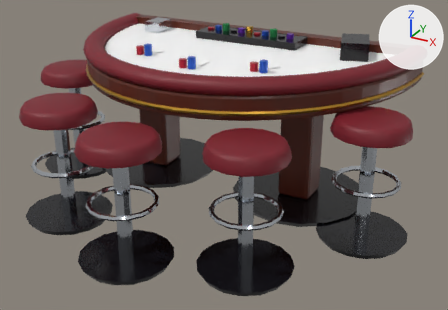
The glTF model v2/assets/models/table-carnival.glb: old version first, new version second.
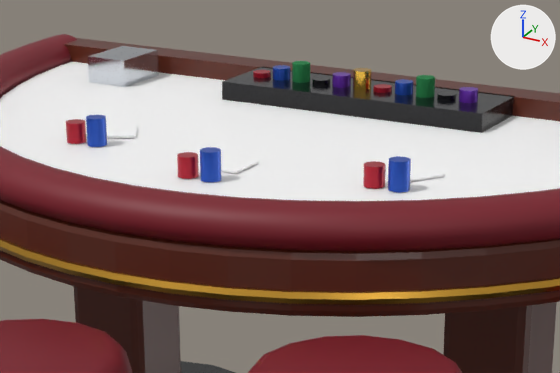
Each version is shown whole from a 50 mm lens placed at (2.56, -3.61, 1.59), pointed at (1.16, -1.07, 0.32), then close up on the part from 25% to 73% of the width and 0% to 46% of the height. Every picture has the same lights, and +X, +Y and +Z are marked at upper right. The first two pictures are the older version. Objects named as collision shapes, trigger or cutter boxes, shadow casters or lower levels of detail are left out. Where no turn or scale is listed for an object, it has been applied to the vertices. Vertices at exactly the same position are counted once.

The older version as bpy lines, for what is in view:
```python
me_table_carnival_lod0_001 = bpy.data.meshes.new('table-carnival_lod0.001')
me_table_carnival_lod0_001.from_pydata(...)  # 2526 vertices, 4864 faces; spans x -0.1..2.1, y -1.92..-0.3, z 0.0..0.85
me_table_carnival_lod0_001.materials.append(mat_blackgloss)
me_table_carnival_lod0_001.materials.append(mat_mahogany)
me_table_carnival_lod0_001.materials.append(mat_decal_carnivalfelt)
me_table_carnival_lod0_001.materials.append(mat_leatherred)
me_table_carnival_lod0_001.materials.append(mat_brass)
me_table_carnival_lod0_001.materials.append(mat_cabinetred)
me_table_carnival_lod0_001.materials.append(mat_cabinetblue)
me_table_carnival_lod0_001.materials.append(mat_feltgreen)
me_table_carnival_lod0_001.materials.append(mat_cabinetpurple)
me_table_carnival_lod0_001.materials.append(mat_gold)
me_table_carnival_lod0_001.materials.append(mat_chrome)
me_table_carnival_lod0_001.materials.append(mat_white)
ob_table_carnival_lod0 = bpy.data.objects.new('table-carnival_lod0', me_table_carnival_lod0_001)
ob_table_carnival_lod0.location = (0.0, 0.0, 0.0)
```
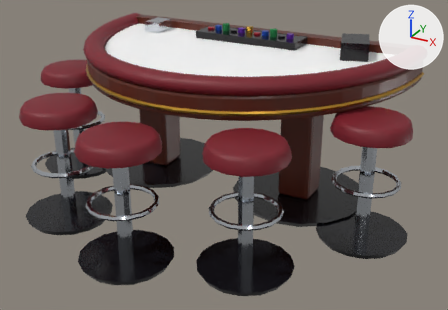
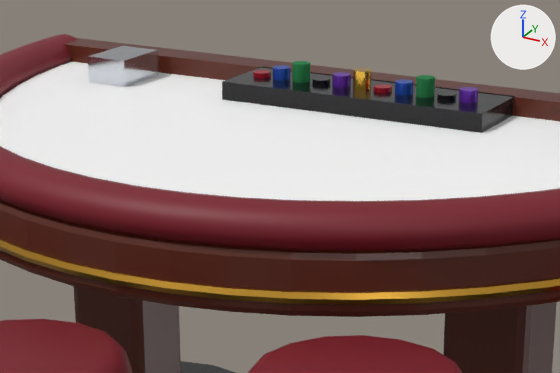
Boxes (x1, y1, x2, y2) around the edits, measured in the close-ups (560 x 373 px):
part 1 of me_table_carnival_lod0_001, deleted
    before: (66, 115, 445, 192)

What the commit changed:
me_table_carnival_lod0_001 is used by ob_table_carnival_lod0; location (0.0, 0.0, 0.0).
me_table_carnival_lod0_001 had 2526 vertices, 4864 faces and spanned x -0.1..2.1, y -1.92..-0.3, z 0.0..0.85.
me_table_carnival_lod0_001 now has 2382 vertices, 4612 faces and spans x -0.1..2.1, y -1.92..-0.3, z 0.0..0.85.
me_table_carnival_lod0_001 part 1: 9 loose pieces with 144 vertices, spanning x 0.61..1.38, y -1.14..-0.86, z 0.76..0.82, are deleted.
me_table_carnival_lod0_001 no longer uses material mat_white.
